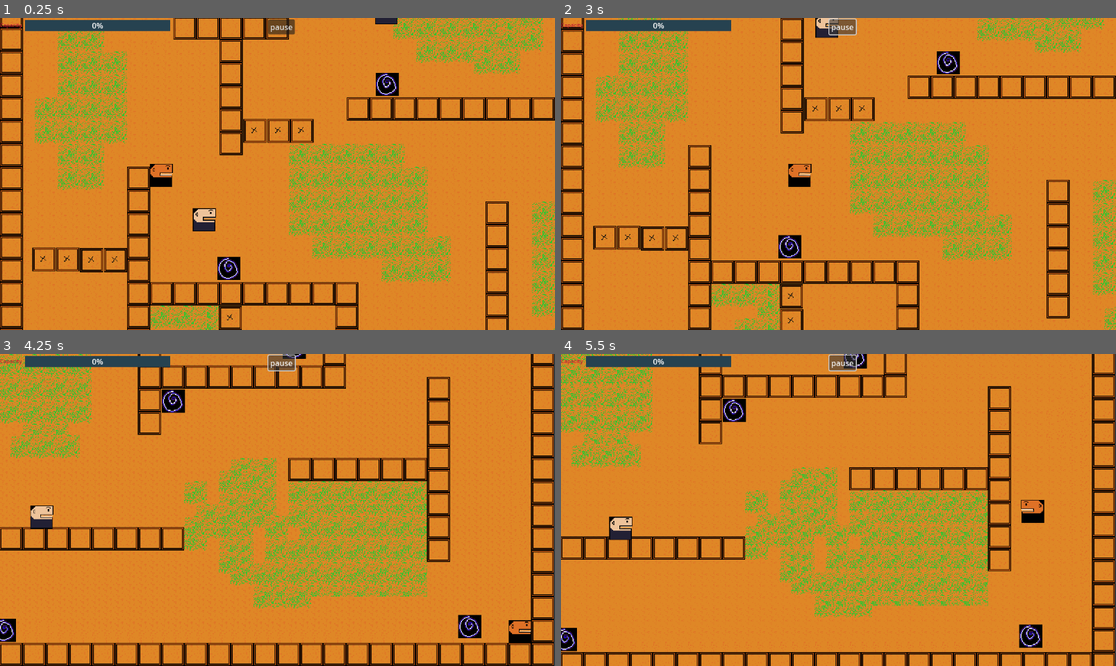
Above: before the commit, frames 1-4 (two rows, left to right).
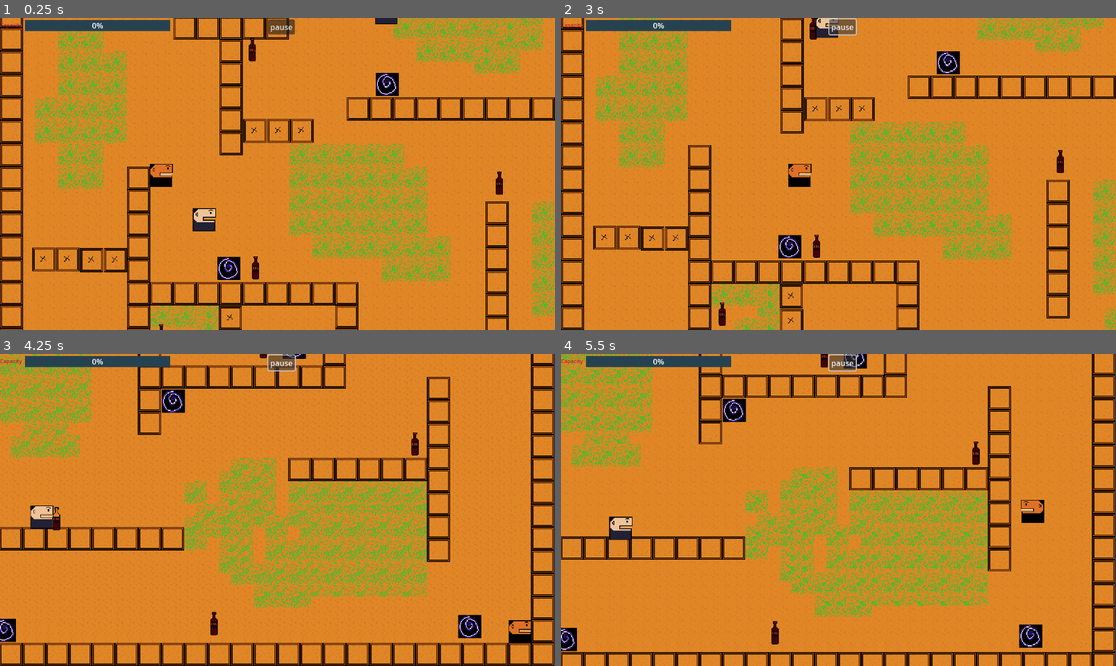
Above: after the commit, the same moments.

Repository: maltech0005-tech/Burper
Game: Godot game, scene res://scenes/game.tscn
Two runs of this game, one before a commit and one after it. Both use one fixed random seed, a clock stepped at 60 frames per second and the inputs below.
Inputs:
- Up to frame 1 (0.25 s): no input
- Up to frame 2 (3 s): tap Enter at 0.5 s; hold Right (right) 0.53-1.25 s; tap Alt at 0.6 s; click "pause" at 1.25 s; click "play" at 2 s; hold Down (down) from 2.78 s (still down); tap Shift at 2.85 s
- Up to frame 3 (4.25 s): release Down (down) at 3.53 s; hold Right (right) from 3.53 s (still down); tap Alt at 3.6 s
- Up to frame 4 (5.5 s): release Right (right) at 4.28 s; hold Up (up) 4.28-5.03 s; tap Shift at 4.35 s; hold Left (left) from 5.03 s (still down); tap Alt at 5.1 s

The runs differ from the first frame. In frame 1, 0.3% of the frame differs, in the area x 28-91%, y 6-100%; in frame 2, 0.3%, in the area x 28-91%, y 0-99%; in frame 3, 0.3%; in frame 4, 0.2%.

Commit message:
just managed to pull up the cola respawn logic still buggy though

Diff:
--- /dev/null
+++ b/scenes/game.gd
@@ -0,0 +1,49 @@
+extends Node2D
+@export var cola_scene: PackedScene
+
+var is_cola_present=true
+var colas: int
+# Called when the node enters the scene tree for the first time.
+func _ready() -> void:
+	is_cola_still_present()
+
+# Called every frame. 'delta' is the elapsed time since the previous frame.
+func _process(_delta: float) -> void:
+	is_cola_still_present()
+
+func is_cola_still_present():
+	colas = get_tree().get_node_count_in_group("colas")
+
+	if colas == 0:
+		print("hie")
+		instatiate_scenes()
+
+func instatiate_scenes():
+	var cola1= cola_scene.instantiate()
+	#var cola2= cola_scene.instantiate()
+	#var cola3= cola_scene.instantiate()
+	#var cola4= cola_scene.instantiate()
+	#var cola5= cola_scene.instantiate()
+	#var cola6= cola_scene.instantiate()
+	#var cola7= cola_scene.instantiate()
+	#var cola8= cola_scene.instantiate()
+	#var cola9= cola_scene.instantiate()
+	#var cola10= cola_scene.instantiate()
+	#var cola11= cola_scene.instantiate()
+	#var cola12= cola_scene.instantiate()
+	#var cola13= cola_scene.instantiate()
+
+	cola1.position=Vector2(222, 554)
+	#cola2.global_position=Vector2()
+	#cola3.global_position=Vector2()
+	#cola4.global_position=Vector2()
+	#cola5.global_position=Vector2()
+	#cola6.global_position=Vector2()
+	#cola7.global_position=Vector2()
+	#cola8.global_position=Vector2()
+	#cola9.global_position=Vector2()
+	#cola10.global_position=Vector2()
+	#cola11.global_position=Vector2()
+	#cola12.global_position=Vector2()
+	#cola13.global_position=Vector2()
+	add_child(cola1)
--- a/scenes/game.tscn
+++ b/scenes/game.tscn
@@ -1,6 +1,8 @@
-[gd_scene load_steps=8 format=3 uid="uid://rncjacungctb"]
+[gd_scene load_steps=10 format=3 uid="uid://rncjacungctb"]
 
+[ext_resource type="Script" uid="uid://c5jk877ehkpaf" path="res://scenes/game.gd" id="1_lbhrr"]
 [ext_resource type="PackedScene" uid="uid://ckuqpwimxwb5x" path="res://scenes/player.tscn" id="1_uwrxv"]
+[ext_resource type="PackedScene" uid="uid://drh8wiom5ca3x" path="res://scenes/cola.tscn" id="2_iywne"]
 [ext_resource type="Script" uid="uid://d2kualnsgftb6" path="res://script/stats.gd" id="2_lnu2h"]
 [ext_resource type="PackedScene" uid="uid://cktap6qsgb131" path="res://scenes/lv_0.tscn" id="2_yqjtg"]
 
@@ -16,6 +18,8 @@
 [sub_resource type="StyleBoxFlat" id="StyleBoxFlat_p57ef"]
 
 [node name="game" type="Node2D"]
+script = ExtResource("1_lbhrr")
+cola_scene = ExtResource("2_iywne")
 
 [node name="player" parent="." instance=ExtResource("1_uwrxv")]
 z_index = 10
--- a/scenes/lv_0.tscn
+++ b/scenes/lv_0.tscn
@@ -296,47 +296,36 @@
 [node name="colas" type="Node2D" parent="."]
 
 [node name="cola" parent="colas" instance=ExtResource("2_p6pyy")]
-visible = false
 position = Vector2(352, 460)
 
 [node name="cola2" parent="colas" instance=ExtResource("2_p6pyy")]
-visible = false
 position = Vector2(814.0703, 660.14594)
 
 [node name="cola3" parent="colas" instance=ExtResource("2_p6pyy")]
-visible = false
 position = Vector2(811.7124, 207.41986)
 
 [node name="cola4" parent="colas" instance=ExtResource("2_p6pyy")]
-visible = false
 position = Vector2(1099.3821, 421.99316)
 
 [node name="cola5" parent="colas" instance=ExtResource("2_p6pyy")]
-visible = false
 position = Vector2(1309.2395, 556.3962)
 
 [node name="cola6" parent="colas" instance=ExtResource("2_p6pyy")]
-visible = false
 position = Vector2(221.15149, 554.03827)
 
 [node name="cola7" parent="colas" instance=ExtResource("2_p6pyy")]
-visible = false
 position = Vector2(347.1966, 157.90294)
 
 [node name="cola8" parent="colas" instance=ExtResource("2_p6pyy")]
-visible = false
 position = Vector2(1198.4159, 199.38457)
 
 [node name="cola9" parent="colas" instance=ExtResource("2_p6pyy")]
-visible = false
 position = Vector2(689.0991, 343.21945)
 
 [node name="cola10" parent="colas" instance=ExtResource("2_p6pyy")]
-visible = false
 position = Vector2(906.0304, 272.481)
 
 [node name="cola11" parent="colas" instance=ExtResource("2_p6pyy")]
-visible = false
 position = Vector2(1031.0016, 805.37726)
 
 [node name="cola12" parent="colas" instance=ExtResource("2_p6pyy")]
Not shown, added: scenes/game.gd.uid
